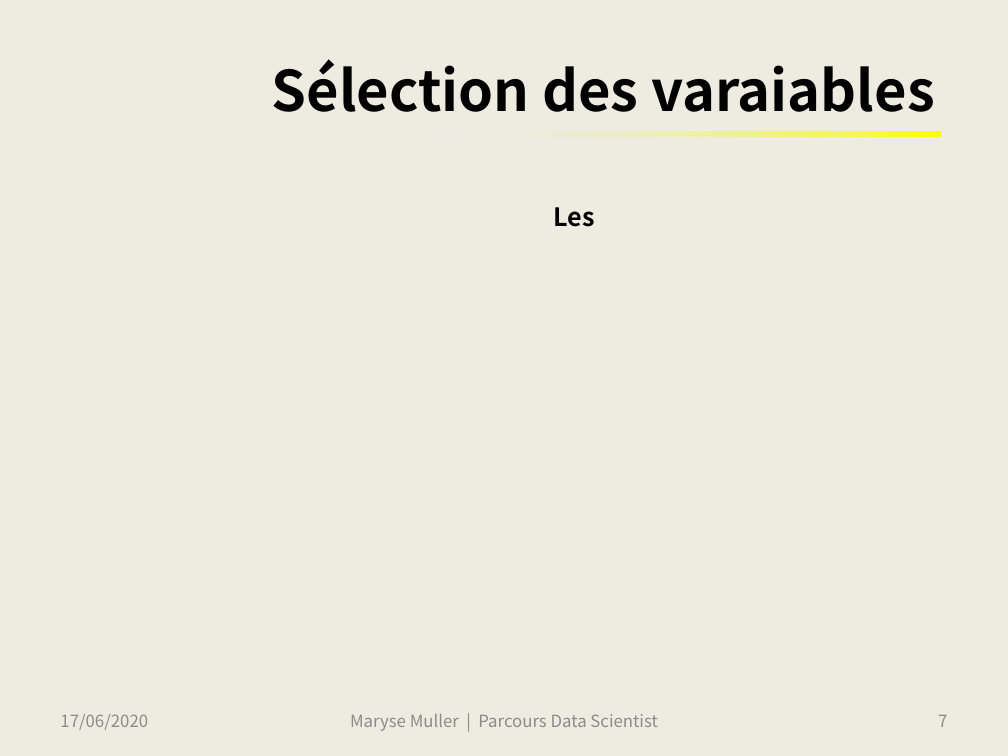
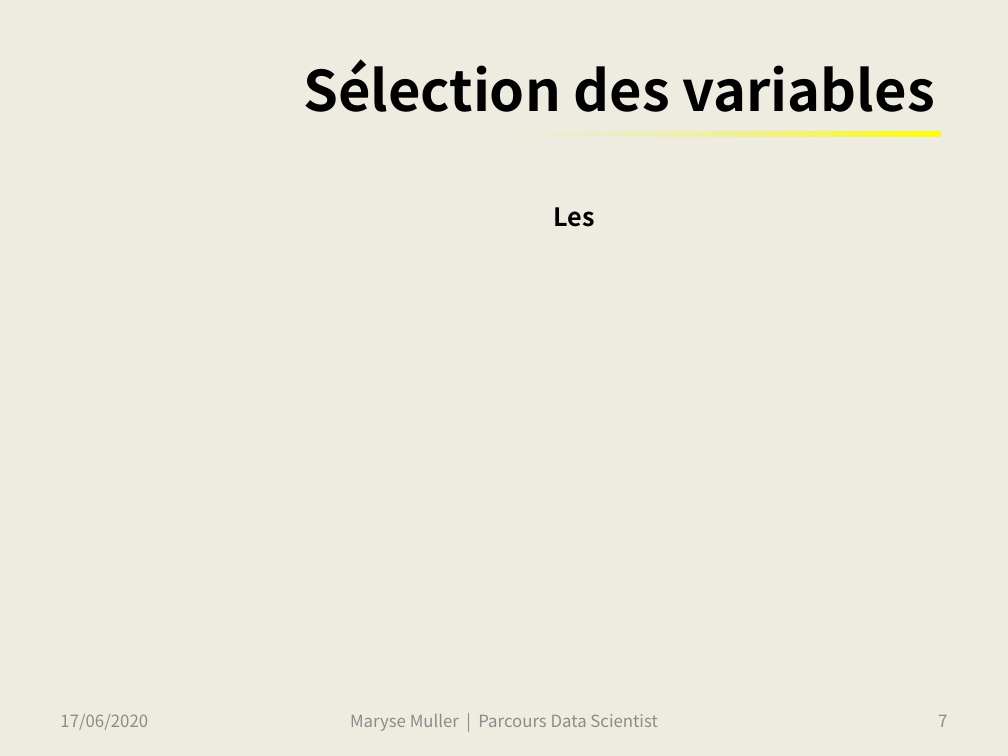
Before and after one commit to SmellyArmure/OC_DS_Project3, a slide deck: slide 7 of SOUTENANCE/Projet3.pptx. Drawn at 1008x756 pixels with LibreOffice and Linux fonts; fonts in the diff are those of the drawing. Boxes give left, top, right and bottom in pixels: in the first picture for what was removed or moved away, otherwise in the second. Text is boxed around its words. In the diff, an @@ line names an element or a change of style, - is before the commit and + after.

```diff
--- a/SOUTENANCE/Projet3.pptx
+++ b/SOUTENANCE/Projet3.pptx
@@ title at [303, 59, 935, 112]: text changed @@
-Sélection des varaiables
+Sélection des variables
```
Also in this commit, not shown: 1 other slide changed, 6 slides added, 1 other file.
